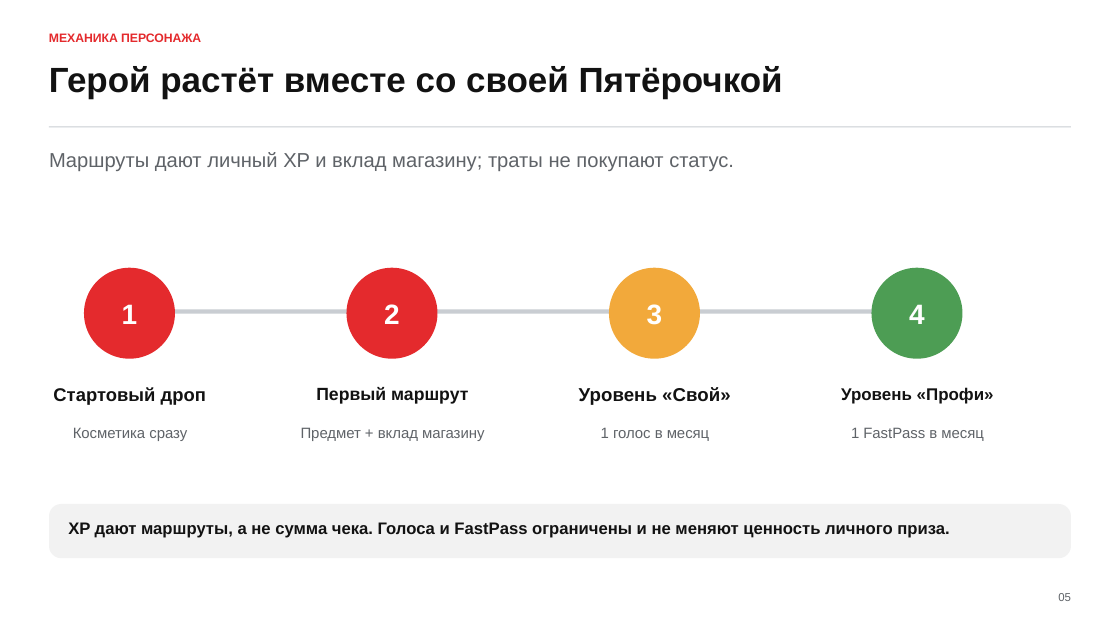
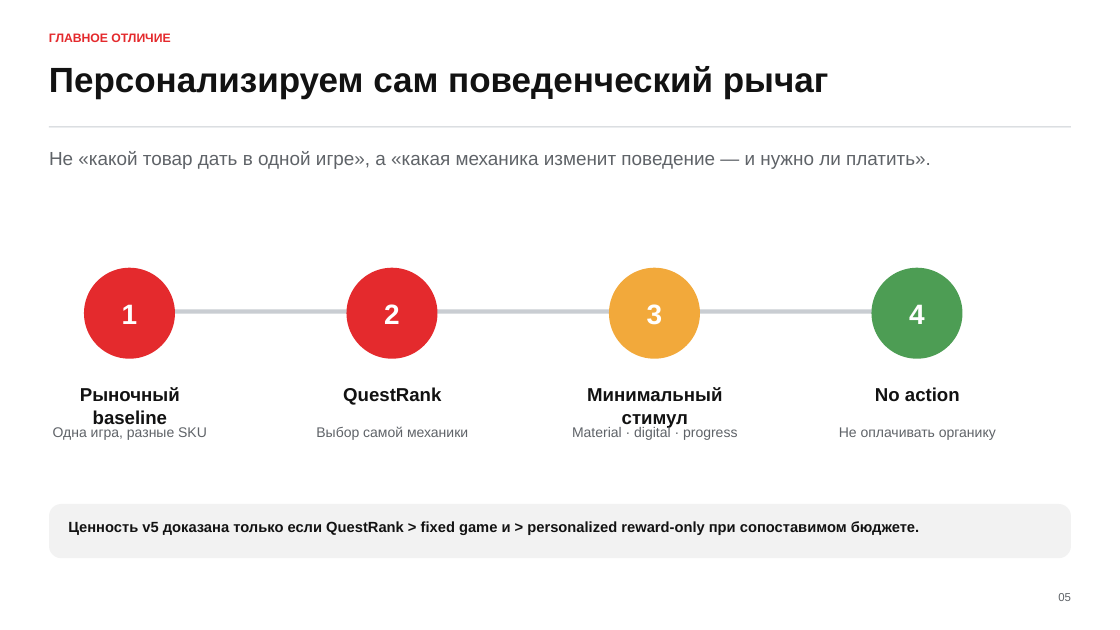
Before and after one commit to m4themagics/x5-loyalty-system, a slide deck: slide 5 of docs/project/deck.pptx. Drawn at 1120x630 pixels with LibreOffice and Linux fonts; fonts in the diff are those of the drawing. Boxes give left, top, right and bottom in pixels: in the first picture for what was removed or moved away, otherwise in the second. Text is boxed around its words. In the diff, an @@ line names an element or a change of style, - is before the commit and + after.

Commit message:
docs: update X5 project materials to v5
Replace the project description, product materials, and deck with the v5
versions, and update the docs index to match.

v5 moves the core from "three personal prizes, pick one, come back for it" to
QuestRank: the policy picks the behavioural lever itself - personal finish,
store co-op, or family relay - together with the minimal reinforcement or
no_action, and reward fading then tests whether the effect survives once the
material reward shrinks. The wheel, the reveal, and a guaranteed item in every
cycle are out of the core.

```diff
--- a/docs/project/deck.pptx
+++ b/docs/project/deck.pptx
@@ text at <box>49,33,170,42</box>: text changed @@
-МЕХАНИКА ПЕРСОНАЖА
+ГЛАВНОЕ ОТЛИЧИЕ
@@ text at <box>49,66,829,99</box>: text changed @@
-Герой растёт вместе со своей Пятёрочкой
+Персонализируем сам поведенческий рычаг
@@ text at <box>49,151,931,169</box>: text changed; size 17.2 to 16.2 pt @@
-Маршруты дают личный XP и вклад магазину; траты не покупают статус.
+Не «какой товар дать в одной игре», а «какая механика изменит поведение — и нужно ли платить».
@@ text at <box>80,387,180,424</box>: text changed; size 15.8 to 16 pt @@
-Стартовый дроп
+Рыночный baseline
@@ text at <box>343,387,441,405</box>: text changed; size 15.2 to 16 pt @@
-Первый маршрут
+QuestRank
@@ text at <box>587,387,722,428</box>: text changed; size 16.1 to 16 pt @@
-Уровень «Свой»
+Минимальный стимул
@@ text at <box>875,387,960,401</box>: text changed; size 14.5 to 16 pt @@
-Уровень «Профи»
+No action
@@ text at <box>53,427,207,440</box>: text changed; size 12.8 to 12 pt @@
-Косметика сразу
+Одна игра, разные SKU
@@ text at <box>316,426,468,440</box>: text changed; size 12.8 to 12 pt @@
-Предмет + вклад магазину
+Выбор самой механики
@@ text at <box>572,426,737,440</box>: text changed; size 12.8 to 12 pt @@
-1 голос в месяц
+Material · digital · progress
@@ text at <box>839,427,996,440</box>: text changed; size 12.8 to 12 pt @@
-1 FastPass в месяц
+Не оплачивать органику
@@ text at <box>68,521,919,535</box>: text changed; size 14.2 to 12.6 pt @@
-XP дают маршруты, а не сумма чека. Голоса и FastPass ограничены и не меняют ценность личного приза.
+Ценность v5 доказана только если QuestRank > fixed game и > personalized reward-only при сопоставимом бюджете.
```
Also in this commit, not shown: 11 other slides changed, 3 slides added, 3 slides removed, 3 other files.
